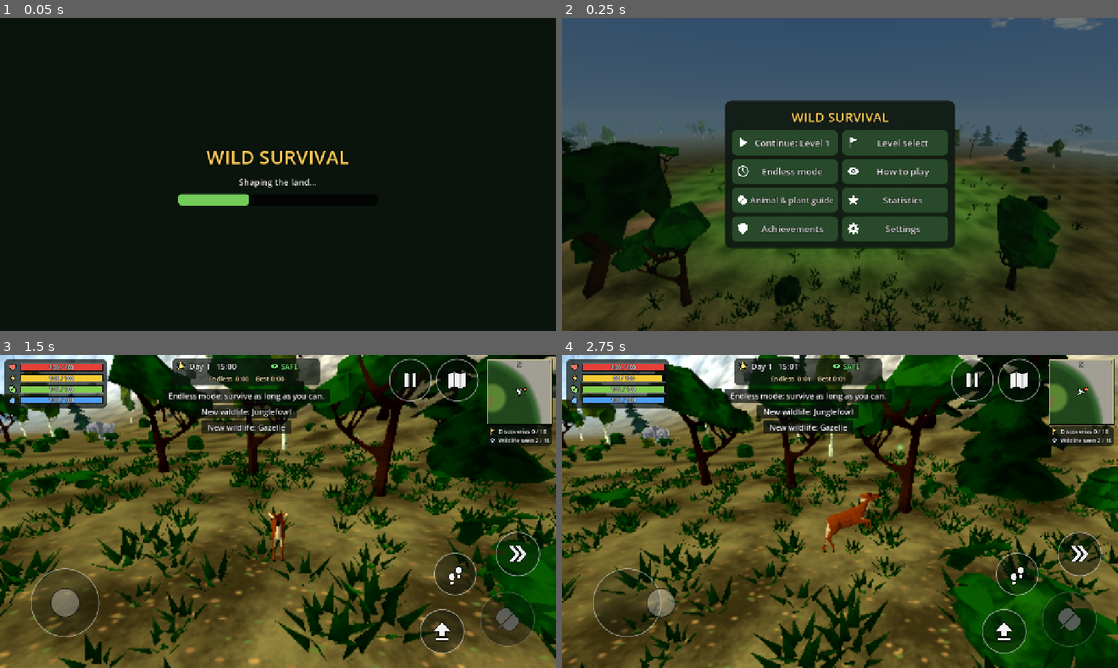
Above: before the commit, frames 1-4 (two rows, left to right).
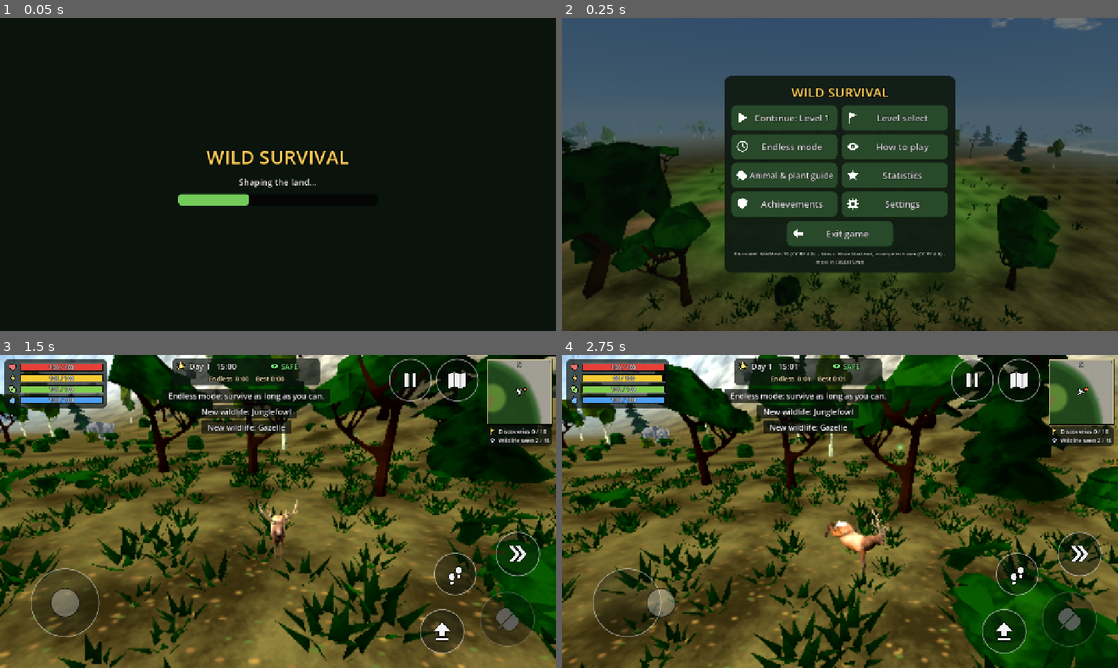
Above: after the commit, the same moments.

Repository: hamzaqadir6666-pixel/wild-survival-mobile
Game: Godot game, scene res://scenes/main.tscn
The game is run twice, just before and just after one commit, with the same random seed, the same clock (stepped at 60 frames per second) and the same inputs. Sound files missing from this copy of the repository are replaced by a short silence.
Inputs (mouse positions are in pixels of both pictures, inside the frame that each line leads up to):
- Up to frame 1 (0.05 s): no input
- Up to frame 2 (0.25 s): no input
- Up to frame 3 (1.5 s): click "Endless mode" at 0.5 s; click "Skip" at 1.25 s
- Up to frame 4 (2.75 s): tap Enter at 2 s; move the mouse to (962, 495) at 2.02 s; hold D from 2.03 s (still down); tap E at 2.1 s; click (962, 495) at 2.17 s; tap Space at 2.27, 2.57 s

Frame 1 is identical in both runs. In frame 2, 16% of the frame differs, in the area x 29-71%, y 18-82%; in frame 3, 0.4%; in frame 4, 1.2%.

Commit message:
Elk player model with 35 clips (gaits, turns, jump, flinch, sit/lie), recorded music by Kevin MacLeod, Exit game button
Co-authored-by: arena-agent <297053741+arena-agent@users.noreply.github.com>

Diff:
--- a/assets/models/animals/animals.json
+++ b/assets/models/animals/animals.json
@@ -236,5 +236,83 @@
    "run",
    "walk"
   ]
+ },
+ "elk": {
+  "base": "sketchfab/elk.glb",
+  "native": true,
+  "flip": false,
+  "tris": 7886,
+  "height": 2.0,
+  "length": 2.3,
+  "walk_ref": 1.68,
+  "run_ref": 12.6,
+  "walk_cycle": 1.0,
+  "gaits": [
+   [
+    "sneak",
+    0.573
+   ],
+   [
+    "walkslow",
+    1.176
+   ],
+   [
+    "walk",
+    1.68
+   ],
+   [
+    "trot",
+    7.84
+   ],
+   [
+    "run",
+    12.6
+   ],
+   [
+    "sprint",
+    16.8
+   ]
+  ],
+  "jump": [
+   0.5,
+   1.167
+  ],
+  "clips": [
+   "death",
+   "death_sit",
+   "eat",
+   "hit",
+   "hit_lie",
+   "hit_sit",
+   "idle",
+   "jump",
+   "lie",
+   "lie2",
+   "lie_to_sit",
+   "lie_up",
+   "run",
+   "run_l",
+   "run_r",
+   "sit",
+   "sit_up",
+   "sneak",
+   "sneak_l",
+   "sneak_r",
+   "sprint",
+   "sprint_l",
+   "sprint_r",
+   "to_lie",
+   "to_sit",
+   "trot",
+   "trot_l",
+   "trot_r",
+   "turn_l",
+   "turn_r",
+   "walk",
+   "walk_l",
+   "walk_r",
+   "walkslow",
+   "walkslow_l"
+  ]
  }
 }
--- a/scripts/animal.gd
+++ b/scripts/animal.gd
@@ -46,6 +46,12 @@
 var _rate_k := 1.0       # clip substitution: "run" played with the walk clip
 var _pose := ""          # body pose that stands in for a missing clip
 var _pose_tween: Tween
+var parts: Array = []          # every MeshInstance3D of the model
+var loose_attached := 0
+var gaits: Array = []          # [[clip, natural speed in model units], ...] slow -> fast; empty = just walk / run
+var jump_span: Array = []      # [start, end] seconds of the airborne part of the jump clip
+var _gait := ""
+var turn := 0.0                # smoothed turning rate, rad/s (+ = left)
 var leap := 1.0          # height of the pounce pose (the crocodile stays low)
 
 ## removes the model so another species can be set up on the same node
@@ -84,10 +90,20 @@
 		add_child(model)
 		anim = model.find_child("AnimationPlayer", true, false) as AnimationPlayer
 		var mis := model.find_children("*", "MeshInstance3D", true, false)
-		if mis.size() > 0:
+		parts.clear()
+		for mi in mis:
+			parts.append(mi)
+			(mi as MeshInstance3D).extra_cull_margin = 1.5
+		if inf.get("native", false):
+			# a model that brings its own textures and several meshes (the elk): keep its materials
+			if mis.size() > 0: mesh_inst = mis[0]
+			_attach_loose(inner)
+		elif mis.size() > 0:
 			mesh_inst = mis[0]
 			mesh_inst.material_override = _material(sp)
-			mesh_inst.extra_cull_margin = 1.0
+		gaits = inf.get("gaits", [])
+		jump_span = inf.get("jump", [])
+		_gait = ""
 		walk_nat = float(inf.walk_ref) * sc
 		run_nat = float(inf.run_ref) * sc
 		body = float(inf.length) * sc * 0.28
@@ -96,13 +112,47 @@
 		walk_cycle = float(inf.get("walk_cycle", 1.0))
 		if anim and not _looped.has(cfg.model):
 			_looped[cfg.model] = true
-			for a in ["idle", "idle2", "walk", "run", "eat"]:
+			var loops: Array = ["idle", "idle2", "walk", "run", "eat", "sit", "lie", "lie2"]
+			for gt in gaits:
+				for sfx in ["", "_l", "_r"]: loops.append(str(gt[0]) + sfx)
+			for a in loops:
 				if anim.has_animation(a):
 					anim.get_animation(a).loop_mode = Animation.LOOP_LINEAR
 					Animal.close_loop(anim.get_animation(a))
 		if anim: anim.playback_default_blend_time = 0.18
 	apply_quality()
 	play("idle")
+
+## Meshes that are not skinned (the elk's antlers) sit beside the skeleton in the file, so they would
+## stay behind when the head moves. Hang them on the head bone, keeping their place in the rest pose.
+func _attach_loose(inner: Node3D) -> void:
+	var skel := inner.find_child("Skeleton3D", true, false) as Skeleton3D
+	if skel == null: return
+	var head := -1
+	for i in skel.get_bone_count():
+		if skel.get_bone_name(i).contains("Head"):
+			head = i; break
+	if head < 0: return
+	for mi in parts:
+		var m := mi as MeshInstance3D
+		if m.skin != null: continue
+		var local: Transform3D = (Animal.rel(skel, inner) * skel.get_bone_global_rest(head)).affine_inverse() * Animal.rel(m, inner)
+		var att := BoneAttachment3D.new()
+		skel.add_child(att)
+		att.bone_idx = head
+		m.get_parent().remove_child(m)
+		att.add_child(m)
+		m.transform = local
+		loose_attached += 1
+
+## transform of a node relative to one of its ancestors
+static func rel(n: Node3D, top: Node3D) -> Transform3D:
+	var t := Transform3D.IDENTITY
+	var cur: Node = n
+	while cur != top and cur != null:
+		if cur is Node3D: t = (cur as Node3D).transform * t
+		cur = cur.get_parent()
+	return t
 
 ## Some clips were exported without their closing frame: the last pose is one step short of the first,
 ## so the legs jerk every time the clip wraps. Give those clips one more frame of length; Godot then
@@ -207,7 +257,9 @@
 
 func apply_quality() -> void:
 	var want_blob := not bool(Cfg.v("shadows"))
-	if mesh_inst:
+	for mi in parts:
+		if is_instance_valid(mi): (mi as MeshInstance3D).cast_shadow = GeometryInstance3D.SHADOW_CASTING_SETTING_OFF if want_blob else GeometryInstance3D.SHADOW_CASTING_SETTING_ON
+	if mesh_inst and parts.is_empty():
 		mesh_inst.cast_shadow = GeometryInstance3D.SHADOW_CASTING_SETTING_OFF if want_blob else GeometryInstance3D.SHADOW_CASTING_SETTING_ON
 	if want_blob and blob == null:
 		if _blob_mesh == null:
@@ -300,12 +352,57 @@
 ## picks idle / walk / run and plays it at the rate that matches the ground speed
 func locomotion(spd: float) -> void:
 	if anim == null: return
+	if not gaits.is_empty():
+		_locomotion_gaits(spd); return
 	if spd < 0.15: play("idle")
 	elif is_bird and spd >= run_nat * 0.55:
 		cur_anim = "run"
 		Animal.bird_fly(anim)
 	elif spd < run_nat * 0.55: play("walk", clampf(spd / walk_nat, 0.5, maxf(3.0, walk_cycle / 0.6)))
 	else: play("run", clampf(spd / run_nat, 0.5, 3.0))
+
+## Models with a full set of gaits (the elk: sneak, slow walk, walk, trot, run, sprint, each with
+## left / right turning versions): play the gait whose own stride speed is nearest to the ground
+## speed, at a rate that makes the hooves match the ground.
+func _locomotion_gaits(spd: float) -> void:
+	if spd < 0.15:
+		_gait = ""
+		play("idle"); return
+	var sc: float = model.scale.z
+	var best := ""
+	var best_d := 1e9
+	var best_ref := 1.0
+	for g in gaits:
+		var ref: float = float(g[1]) * sc
+		var dd := absf(log(spd / ref))
+		if str(g[0]) == _gait: dd -= 0.12          # stay in the current gait unless another fits clearly better
+		if dd < best_d:
+			best_d = dd; best = g[0]; best_ref = ref
+	_gait = best
+	var clip := best
+	if turn > 1.1 and anim.has_animation(best + "_l"): clip = best + "_l"
+	elif turn < -1.1 and anim.has_animation(best + "_r"): clip = best + "_r"
+	if cur_anim != clip:
+		# keep the stride phase when changing between versions of the same gait
+		var phase := 0.0
+		if anim.current_animation != "" and cur_anim.begins_with(best): phase = anim.current_animation_position / maxf(anim.current_animation_length, 0.01)
+		_set_pose("")
+		cur_anim = clip
+		anim.play(clip)
+		if phase > 0.0: anim.seek(phase * anim.get_animation(clip).length)
+	anim.speed_scale = clampf(spd / best_ref, 0.55, 2.4)
+
+## the airborne part of the jump clip, stretched over the time in the air
+func play_jump(air_time: float) -> void:
+	if anim == null: return
+	if jump_span.size() < 2 or not anim.has_animation("jump"):
+		play("jump", 1.0); return
+	if cur_anim != "jump":
+		_set_pose("")
+		cur_anim = "jump"
+		anim.play("jump")
+		anim.seek(float(jump_span[0]))
+	anim.speed_scale = (float(jump_span[1]) - float(jump_span[0])) / maxf(air_time, 0.2)
 
 func set_tier(t: int) -> void:
 	if t == tier: return
--- a/scripts/cfg.gd
+++ b/scripts/cfg.gd
@@ -9,7 +9,7 @@
 const PRESETS := [
 	{"name": "Low", "shadows": false, "shadow_size": 0, "scale": 0.6, "grass": 0.25, "view": 170.0, "fps": 30, "wind": false, "rain": 110, "tree_near": 20.0, "tree_mid": 75.0, "bush": 50.0, "small": 30.0, "anim_near": 55.0},
 	{"name": "Medium", "shadows": true, "shadow_size": 1024, "scale": 0.8, "grass": 0.6, "view": 230.0, "fps": 60, "wind": true, "rain": 220, "tree_near": 24.0, "tree_mid": 105.0, "bush": 70.0, "small": 42.0, "anim_near": 80.0},
-	{"name": "High", "shadows": true, "shadow_size": 2048, "scale": 1.0, "grass": 1.0, "view": 250.0, "fps": 60, "wind": true, "rain": 340, "tree_near": 26.0, "tree_mid": 92.0, "bush": 60.0, "small": 42.0, "anim_near": 80.0},
+	{"name": "High", "shadows": true, "shadow_size": 2048, "scale": 1.0, "grass": 1.0, "view": 250.0, "fps": 60, "wind": true, "rain": 340, "tree_near": 26.0, "tree_mid": 90.0, "bush": 55.0, "small": 42.0, "anim_near": 80.0},
 ]
 const OVERRIDABLE := ["shadows", "scale", "grass", "view", "fps"]
 
--- a/scripts/data.gd
+++ b/scripts/data.gd
@@ -9,7 +9,7 @@
 
 # style: how the hunter behaves.  sight/hear in metres, chase = max seconds of pursuit.
 const SPECIES := {
-	"deer": {"name": "Deer", "model": "deer", "scale": 0.34, "fur": "plain", "pat": Color(0.3, 0.2, 0.12), "pat_k": 0.25, "uv": Vector2(3, 3), "walk": 4.1, "run": 10.0},
+	"deer": {"name": "Deer", "model": "elk", "scale": 0.72, "fur": "plain", "pat": Color(0.3, 0.2, 0.12), "pat_k": 0.25, "uv": Vector2(3, 3), "walk": 4.1, "run": 10.0},
 	"fawn": {"name": "Fawn", "model": "deer", "scale": 0.2, "fur": "fawn", "pat": Color(0.95, 0.92, 0.85), "pat_k": 1.0, "uv": Vector2(2.5, 2.5), "walk": 3.0, "run": 8.0},
 	"lion": {"name": "Lion", "kind": "predator", "tex": "lion", "model": "lion", "scale": 0.37, "fur": "plain", "pat": Color(0.45, 0.3, 0.15), "pat_k": 0.3, "uv": Vector2(3, 3),
 		"walk": 1.6, "run": 10.1, "sight": 34.0, "hear": 1.0, "stalk": 3.0, "charge": 20.0, "chase": 7.0, "memory": 4.0, "dmg": 34.0, "reach": 2.3, "cool": 1.6, "style": "ambush", "sound": "roar", "pitch": 0.62,
--- a/scripts/player.gd
+++ b/scripts/player.gd
@@ -19,6 +19,13 @@
 var air := 0.0                 # height above the ground while jumping
 var swimming := false
 var sprinting := false
+const REST_SIT := 20.0           # seconds standing still before the animal sits down
+const REST_LIE := 45.0           # ... and before it lies down
+var idle_time := 0.0
+var rest := 0
+var rest_t := 0.0
+var flinch := 0.0
+var flinch_clip := "hit"
 const THIRST_TIME := 30.0
 var thirst_left := 0.0          # seconds left to drink once the water bar is empty (0 = not counting)
 var action := ""               # "", "graze", "drink"
@@ -74,6 +81,7 @@
 	cause = ""
 	refresh_abilities()
 	health = max_health; stamina = max_stamina; food = 100.0; water = 100.0; thirst_left = 0.0
+	idle_time = 0.0; rest = 0; flinch = 0.0
 	poison = 0.0; vy = 0.0; air = 0.0; action = ""; exhausted = false; regen_block = 0.0
 	distance_walked = 0.0
 	_warn_food = false; _warn_water = false
@@ -113,6 +121,12 @@
 func damage(amount: float, why: String) -> void:
 	if not alive: return
 	health -= amount
+	# flinch (standing, sitting or lying version) unless running for its life
+	if speed < 1.5 and air <= 0.0:
+		flinch = 0.7
+		flinch_clip = "hit_lie" if rest == 2 else ("hit_sit" if rest == 1 else "hit")
+		cur_anim = ""
+	idle_time = 0.0
 	regen_block = 6.0
 	action = ""
 	hurt.emit(amount)
@@ -129,7 +143,8 @@
 	noise = 0.0
 	splash.emitting = false
 	cur_anim = ""
-	play("death")
+	play("death_sit" if rest > 0 and anim != null and anim.has_animation("death_sit") else "death")
+	rest = 0
 	died.emit(why)
 
 func heal(v: float) -> void:
@@ -193,15 +208,17 @@
 			exhausted = true
 			note.emit("Out of breath!", 1)
 	else:
-		var regen := 9.5 if not moving else 6.0
+		var regen := (16.0 if rest > 0 else 9.5) if not moving else 6.0
 		if swimming: regen = -1.2 if moving else 1.0
 		if food < 20.0 or water < 20.0: regen *= 0.5
 		stamina = clampf(stamina + regen * delta, 0.0, max_stamina)
 		if exhausted and stamina > max_stamina * 0.25: exhausted = false
+	var yaw0 := yaw
 	if moving:
 		var mv := move.normalized()         # x = right, y = forward on the stick
 		var dir := Vector2(cos(cam_yaw) * mv.x - sin(cam_yaw) * mv.y, -sin(cam_yaw) * mv.x - cos(cam_yaw) * mv.y)
 		face(dir, delta, 9.0 if not swimming else 4.5)
+	turn = lerpf(turn, wrapf(yaw - yaw0, -PI, PI) / maxf(delta, 0.001), minf(1.0, delta * 8.0))
 	if speed > 0.02:
 		var f := forward()
 		var nx := position.x + f.x * speed * delta
@@ -263,11 +280,21 @@
 				Sfx.play("drink", 0.5, randf_range(0.9, 1.1))
 				if water >= 100.0: action = ""; note.emit("Water is full.", 0)
 	elif air > 0.0:
-		play("jump", 1.0)
+		play_jump(2.0 * (7.6 if has("springlily") else 5.6) * sqrt(float(ch.jump)) / GRAVITY)
 	elif in_water:
-		play("walk", 0.9 if speed > 0.3 else 0.35)
+		play("walkslow" if anim.has_animation("walkslow") else "walk", 0.9 if speed > 0.3 else 0.35)
+	elif flinch > 0.0 and speed < 1.5 and anim.has_animation(flinch_clip):
+		play(flinch_clip, 1.6)
+	elif speed < 0.15 and _rest_anim(delta):
+		pass
 	else:
 		locomotion(speed)
+	flinch = maxf(0.0, flinch - delta)
+	# ---- resting: stand still long enough and the animal sits, later lies down ----
+	if speed > 0.15 or action != "" or air > 0.0 or in_water or moving:
+		idle_time = 0.0
+		rest = 0
+	else: idle_time += delta
 	# ---- footsteps ----
 	if speed > 0.3 and air <= 0.0:
 		step_acc += speed * delta
@@ -278,6 +305,29 @@
 			elif not has("ghostfern"):
 				Sfx.play("step%d" % (1 + randi() % 4), 0.12 if sneaking else (0.42 if sprinting else 0.28), randf_range(0.9, 1.15))
 
+## Sitting and lying down. Returns true while a rest clip is in charge of the animation.
+## rest: 0 standing, 1 sitting, 2 lying.  Resting refills stamina faster.
+func _rest_anim(_delta: float) -> bool:
+	if anim == null or not anim.has_animation("sit"): return false
+	if idle_time < REST_SIT: return false
+	if idle_time < REST_LIE:
+		if rest == 0:
+			rest = 1; rest_t = idle_time
+			cur_anim = ""; play("to_sit", 1.3)
+		elif cur_anim == "to_sit" and not anim.is_playing(): play("sit")
+		elif cur_anim == "hit_sit" or cur_anim == "": play("sit")
+		return true
+	if rest != 2:
+		rest = 2
+		cur_anim = ""; play("to_lie", 1.2)
+	elif cur_anim == "to_lie" and not anim.is_playing(): play("lie")
+	elif (cur_anim == "lie" or cur_anim == "lie2") and anim.current_animation_position < 0.05 and idle_time - rest_t > 5.0:
+		# now and then it lifts its head and looks around
+		rest_t = idle_time
+		play("lie2" if cur_anim == "lie" else "lie")
+	elif cur_anim == "hit_lie" or cur_anim == "": play("lie")
+	return true
+
 func begin_context() -> void:
 	var c := context()
 	if c == "": return
--- a/scripts/sfx.gd
+++ b/scripts/sfx.gd
@@ -11,6 +11,9 @@
 var pool: Array[AudioStreamPlayer] = []
 var loops := {}
 var loop_target := {}
+const MUSIC := ["music1", "music2"]      # Enchanted Valley, Ascending the Vale (Kevin MacLeod)
+var tracks: Array = []
+var track := 0
 var music: AudioStreamPlayer
 var _next := 0
 
@@ -31,11 +34,10 @@
 		var p := AudioStreamPlayer.new(); p.stream = s; p.bus = LOOP_BUS.get(n, "Ambience"); p.volume_db = -60.0; add_child(p)
 		loops[n] = p; loop_target[n] = 0.0
 	music = AudioStreamPlayer.new(); music.bus = "Music"
-	var ms: AudioStreamWAV = load("res://assets/audio/music.wav")
-	ms.loop_mode = AudioStreamWAV.LOOP_FORWARD
-	ms.loop_begin = 0
-	ms.loop_end = int(ms.get_length() * ms.mix_rate)
-	music.stream = ms; music.volume_db = -8.0
+	# two recorded pieces played one after the other, for ever
+	for f in MUSIC: tracks.append(load("res://assets/audio/%s.mp3" % f))
+	music.stream = tracks[0]; music.volume_db = -8.0
+	music.finished.connect(_next_track)
 	add_child(music)
 	Cfg.changed.connect(apply_volumes)
 	apply_volumes()
@@ -47,6 +49,11 @@
 	var i := AudioServer.get_bus_index(bus)
 	AudioServer.set_bus_mute(i, lin <= 0.001)
 	AudioServer.set_bus_volume_db(i, linear_to_db(maxf(lin, 0.001)))
+
+func _next_track() -> void:
+	track = (track + 1) % tracks.size()
+	music.stream = tracks[track]
+	music.play()
 
 func start_music() -> void:
 	if not music.playing: music.play()
--- a/scripts/ui/menus.gd
+++ b/scripts/ui/menus.gd
@@ -120,6 +120,11 @@
 		"tutorial": pass
 		"gameover", "complete": game.to_menu()
 
+## closes the game (progress is saved first)
+func exit_game() -> void:
+	Save.store()
+	get_tree().quit()
+
 # ---------------------------------------------------------------- main menu
 func _build_main() -> void:
 	var v := _frame("WILD SURVIVAL", 520.0)
@@ -138,6 +143,9 @@
 	g.add_child(UI.button("Statistics", func(): open("stats"), 21, sz, "star"))
 	g.add_child(UI.button("Achievements", func(): open("achievements"), 21, sz, "shield"))
 	g.add_child(UI.button("Settings", func(): open("settings"), 21, sz, "gear"))
+	var hx := _row(v)
+	hx.add_child(UI.button("Exit game", exit_game, 21, sz, "back"))
+	var cr := _text(v, "Elk model: WildMesh 3D (CC BY 4.0)  -  Music: Kevin MacLeod, incompetech.com (CC BY 4.0)  -  more in CREDITS.md", 11, Color(0.8, 0.85, 0.8), 500.0); cr.horizontal_alignment = HORIZONTAL_ALIGNMENT_CENTER
 	var best := float(Save.d.best_endless)
 	if best > 0.0:
 		var b := _text(v, "Endless best: %s" % D.fmt_time(best), 16, UI.GOLD); b.horizontal_alignment = HORIZONTAL_ALIGNMENT_CENTER
--- a/tests/bot.gd
+++ b/tests/bot.gd
@@ -119,7 +119,7 @@
 	await secs(2.0)
 	var walked := p.pos2().distance_to(a)
 	check("walk: moves with the stick", walked > 3.5 and walked < 7.0, "(%.1f m in 2 s)" % walked)
-	check("walk: animation is walk/run, not idle", p.cur_anim == "walk" or p.cur_anim == "run", p.cur_anim)
+	check("walk: animation is walk/run, not idle", p.cur_anim == "walk" or p.cur_anim == "run" or p.cur_anim.begins_with("trot"), p.cur_anim)
 	var st := p.stamina
 	a = p.pos2()
 	c.sprint = true
@@ -350,6 +350,7 @@
 		if cfg.walk >= an.run_nat * 0.55: rw = cfg.walk / an.run_nat
 		# models without a run clip trot with the walk clip at a capped rate, so only their walk is checked
 		if not an.anim.has_animation("run"): rr = 1.0
+		if not an.gaits.is_empty(): rw = 1.0      # gait models pick the clip that fits: checked in the elk tests
 		if rw < 0.5 or rw > maxf(3.0, an.walk_cycle / 0.6) or rr < 0.5 or rr > 3.0:
 			stride_ok = false; report += " %s rates %.2f/%.2f" % [sp, rw, rr]
 		an.queue_free()
@@ -459,7 +460,6 @@
 		if gz.state == Prey.FLEE: fled = true; break
 	c.move = Vector2.ZERO; c.sprint = false
 	check("other animals stay calm when the player comes close", not fled)
-	check("background music is the nature loop", Sfx.music.stream.resource_path.ends_with("music.wav") and Sfx.music.stream.get_length() > 60.0)
 	check("wildlife seen counter increases", g.fauna.seen_count() >= 1, "(%d / 16)" % g.fauna.seen_count())
 
 	# ---------------- roaming hunter
@@ -808,6 +808,95 @@
 	await frames(3)
 	_quiet()
 	check("the bars are drawn with their numbers", g.hud.has_method("_bar_n"))
+	# ---------------- the elk and its animations
+	g.to_menu(); g.start_level(0)
+	await frames(3)
+	_quiet()
+	var inf: Dictionary = Animal.info()["elk"]
+	var missing: Array = []
+	for cl in inf.clips:
+		if not p.anim.has_animation(cl): missing.append(cl)
+	check("the player is the elk with all its %d clips" % inf.clips.size(), p.cfg.model == "elk" and missing.is_empty() and inf.clips.size() >= 30 and p.parts.size() == 4, str(missing))
+	var antler: MeshInstance3D = null
+	for mi in p.parts:
+		if (mi as MeshInstance3D).skin == null: antler = mi
+	check("antlers ride on the head bone", p.loose_attached == 1 and antler != null and antler.get_parent() is BoneAttachment3D)
+	var root_moves := false
+	for cl in ["walk", "run", "sprint", "trot"]:
+		var an: Animation = p.anim.get_animation(cl)
+		for t in an.get_track_count():
+			if String(an.track_get_path(t)).ends_with(":RigRoot_01") and an.track_get_type(t) == Animation.TYPE_POSITION_3D: root_moves = true
+		if an.loop_mode != Animation.LOOP_LINEAR: root_moves = true
+	check("gait clips loop in place (no root motion)", not root_moves)
+	_place(400, 520)
+	g.cam_yaw = 0.0
+	var seen := {}
+	var rates := {}
+	for step in [["sneak", Vector2(0, 1), false, true, 1.2], ["walk", Vector2(0, 1), false, false, 1.5], ["sprint", Vector2(0, 1), true, false, 1.5]]:
+		_place(400, 520)
+		p.stamina = p.max_stamina
+		c.move = step[1]; c.sprint = step[2]; c.sneak = step[3]
+		await secs(step[4])
+		seen[step[0]] = p.cur_anim
+		rates[step[0]] = p.anim.speed_scale
+	c.move = Vector2.ZERO; c.sprint = false; c.sneak = false
+	check("elk gaits: sneaking walks, walking trots, sprinting gallops", seen.sneak.begins_with("walk") and seen.walk.begins_with("trot") and (seen.sprint.begins_with("run") or seen.sprint.begins_with("sprint")), str(seen))
+	check("hooves keep pace with the ground (clip rate 0.55 - 2.0)", rates.sneak > 0.55 and rates.sneak < 2.0 and rates.walk > 0.55 and rates.walk < 2.0 and rates.sprint > 0.55 and rates.sprint < 2.0, str(rates))
+	# turning uses the left / right versions
+	_place(400, 520)
+	var turned := {}
+	c.sprint = false
+	for i in 90:
+		g.cam_yaw += 0.07
+		c.move = Vector2(0, 1)
+		await get_tree().process_frame
+		if p.cur_anim.ends_with("_l") or p.cur_anim.ends_with("_r"): turned[p.cur_anim] = true
+	for i in 90:
+		g.cam_yaw -= 0.07
+		await get_tree().process_frame
+		if p.cur_anim.ends_with("_l") or p.cur_anim.ends_with("_r"): turned[p.cur_anim] = true
+	c.move = Vector2.ZERO
+	g.cam_yaw = 0.0
+	check("turning plays the left and right versions of the gait", turned.size() >= 2, str(turned.keys()))
+	# jump
+	_place(400, 520)
+	await frames(5)
+	c.jump = true
+	var jumped := false
+	for i in 30:
+		await get_tree().process_frame
+		if p.air > 0.2 and p.cur_anim == "jump": jumped = true
+	c.jump = false
+	await secs(1.0)
+	check("jump plays the airborne part of the jump clip", jumped)
+	# flinch when bitten standing
+	p.health = p.max_health
+	p.damage(5.0, "test")
+	await frames(4)
+	check("a bite makes the standing elk flinch", p.cur_anim == "hit", p.cur_anim)
+	await secs(1.0)
+	# rest: sits, then lies down, and gets up at once when moved
+	p.idle_time = Player.REST_SIT - 0.2
+	await secs(0.6)
+	var sat: bool = p.rest == 1 and (p.cur_anim == "to_sit" or p.cur_anim == "sit")
+	p.stamina = 10.0
+	var st0: float = p.stamina
+	await secs(1.0)
+	var fast_regen: bool = p.stamina - st0 > 13.0
+	p.damage(3.0, "test")
+	await frames(4)
+	var sit_hit: bool = p.cur_anim == "hit_sit"
+	await secs(0.8)
+	p.idle_time = Player.REST_LIE - 0.2
+	await secs(0.6)
+	var lay: bool = p.rest == 2 and (p.cur_anim == "to_lie" or p.cur_anim == "lie")
+	c.move = Vector2(0, 1)
+	await secs(0.5)
+	c.move = Vector2.ZERO
+	check("standing still: the elk sits down, then lies down, and is up again as soon as it moves", sat and lay and p.rest == 0, "(sat %s lay %s rest %d anim %s)" % [sat, lay, p.rest, p.cur_anim])
+	check("resting refills stamina faster; a bite while sitting uses the sitting flinch", fast_regen and sit_hit, "(%s %s)" % [fast_regen, sit_hit])
+	p.health = p.max_health
+	await secs(0.5)
 	# ---------------- clock
 	g.sky.hour = 10.0
 	var h0: float = g.sky.hour
@@ -819,6 +908,14 @@
 	var has_choose := false
 	for bt in g.menus.find_children("*", "Button", true, false):
 		if (bt as Button).text.contains("Choose animal"): has_choose = true
+	var has_exit := false
+	for bt in g.menus.find_children("*", "Button", true, false):
+		if (bt as Button).text.contains("Exit game"): has_exit = true
+	check("main menu has an Exit game button", has_exit and g.menus.has_method("exit_game"))
+	check("background music is two recorded tracks played in turn", Sfx.tracks.size() == 2 and Sfx.tracks[0] is AudioStreamMP3 and Sfx.tracks[0].get_length() > 120.0 and Sfx.tracks[1].get_length() > 120.0)
+	var t_before: int = Sfx.track
+	Sfx._next_track()
+	check("when a track ends the next one starts", Sfx.track != t_before and Sfx.music.stream == Sfx.tracks[Sfx.track])
 	check("the player is always the deer: no animal chooser in the menu", not has_choose and Save.character() == "deer" and p.species == "deer" and D.CHARACTERS.size() == 1)
 
 func _mem() -> String:
@@ -963,7 +1060,7 @@
 				if not _box_in(planes, a.position + Vector3(0, 0.6, 0), Vector3(1.2, 1.0, 1.2)): continue
 				dc += (4 if a.is_bird else 1) + (1 if a.blob != null and a.tier == Animal.TIER_NEAR else 0)
 				tris += 230 if a.is_bird else int(Animal.info()[a.cfg.model].tris)
-			dc += 2; tris += 2100 + 2            # deer + its blob shadow
+			dc += 5; tris += int(Animal.info()["elk"].tris) + 2            # the elk (4 meshes) + its blob shadow
 			dc += 8; tris += 8 * 230             # sky birds (2 hawks at most in view)
 			dc += 1; tris += g.grass.multimesh.visible_instance_count * 9
 			dc += 4; tris += 400                 # sky dome, sun, moon, rain
Not shown, removed: assets/audio/music.wav.import
Not shown, added: assets/audio/music1.mp3.import
Not shown, added: assets/audio/music2.mp3.import
Binary file added: assets/models/animals/elk.glb
Not shown, added: assets/models/animals/elk.glb.import
Binary file added: assets/models/animals/elk_Body.png
Not shown, added: assets/models/animals/elk_Body.png.import
Binary file added: assets/models/animals/elk_Chifre.png
Not shown, added: assets/models/animals/elk_Chifre.png.import
Binary file added: assets/models/animals/elk_Head.png
Not shown, added: assets/models/animals/elk_Head.png.import
Binary file added: assets/models/animals/elk_material.png
(and 6 more such lines)
